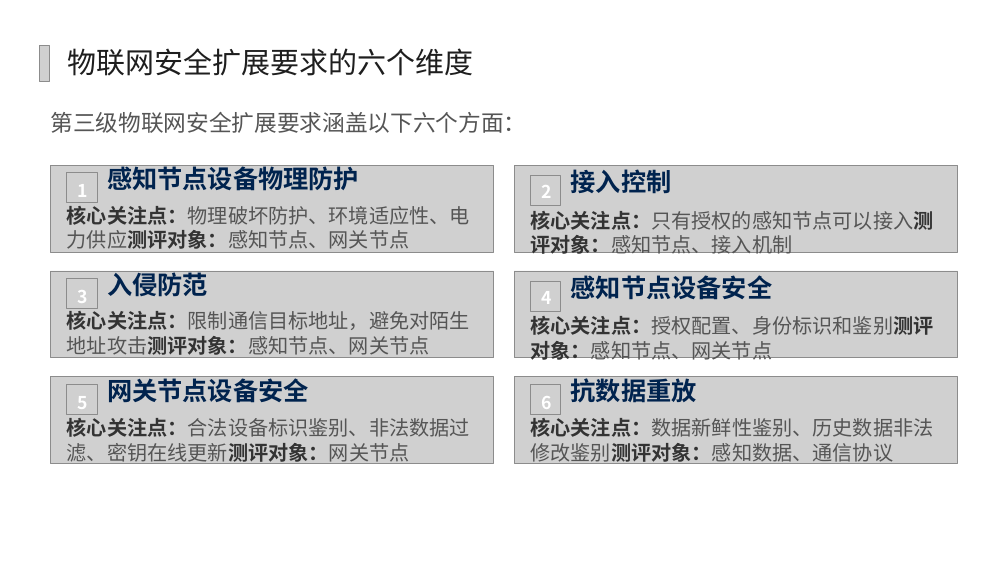
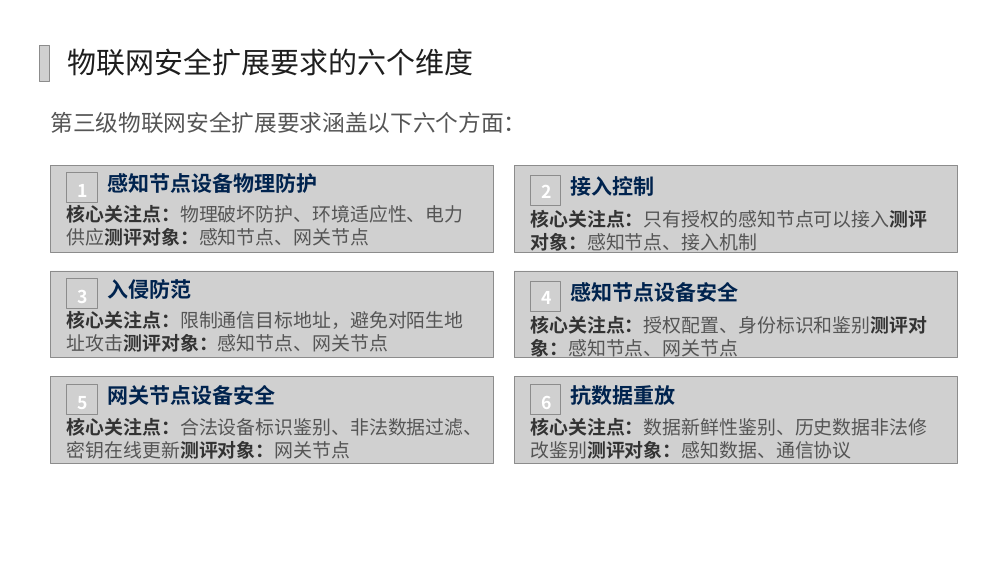
Before and after one commit to yiyimu-ruiruimu/security-assessment-platform, a slide deck: slide 7 of PPT/7.3.2 物联网安全配置核查.pptx (slide 10 before the commit). Drawn at 1008x567 pixels with LibreOffice and Linux fonts; fonts in the diff are those of the drawing; grey boxes stand for pictures; background and template pictures are left out. Boxes give left, top, right and bottom in pixels: in the first picture for what was removed or moved away, otherwise in the second. Text is boxed around its words. In the diff, an @@ line names an element or a change of style, - is before the commit and + after.

```diff
--- a/PPT/7.3.2 物联网安全配置核查.pptx
+++ b/PPT/7.3.2 物联网安全配置核查.pptx
@@ size 24 to 20 pt in 6 elements at <box>571,176,655,196</box>, <box>107,279,191,299</box>, <box>571,385,676,405</box>, <box>571,282,739,302</box>, <box>107,385,275,405</box>, <box>107,173,317,193</box> @@
@@ size 19.2 to 18 pt in 6 elements at <box>67,202,464,246</box>, <box>67,308,464,352</box>, <box>530,316,927,360</box>, <box>67,418,483,459</box>, <box>530,418,927,459</box>, <box>530,210,927,255</box> @@
@@ text "入侵防范": place and size @@
-text "入侵防范" at <box>107,269,208,297</box>
+text "入侵防范" at <box>107,279,191,299</box>
@@ text "网关节点设备安全": place and size @@
-text "网关节点设备安全" at <box>107,374,309,403</box>
+text "网关节点设备安全" at <box>107,385,275,405</box>
@@ text "抗数据重放": place and size @@
-text "抗数据重放" at <box>571,374,697,402</box>
+text "抗数据重放" at <box>571,385,676,405</box>
```
Also in this commit, not shown: 7 other slides changed, 2 slides added, 8 slides removed, 49 other files.
